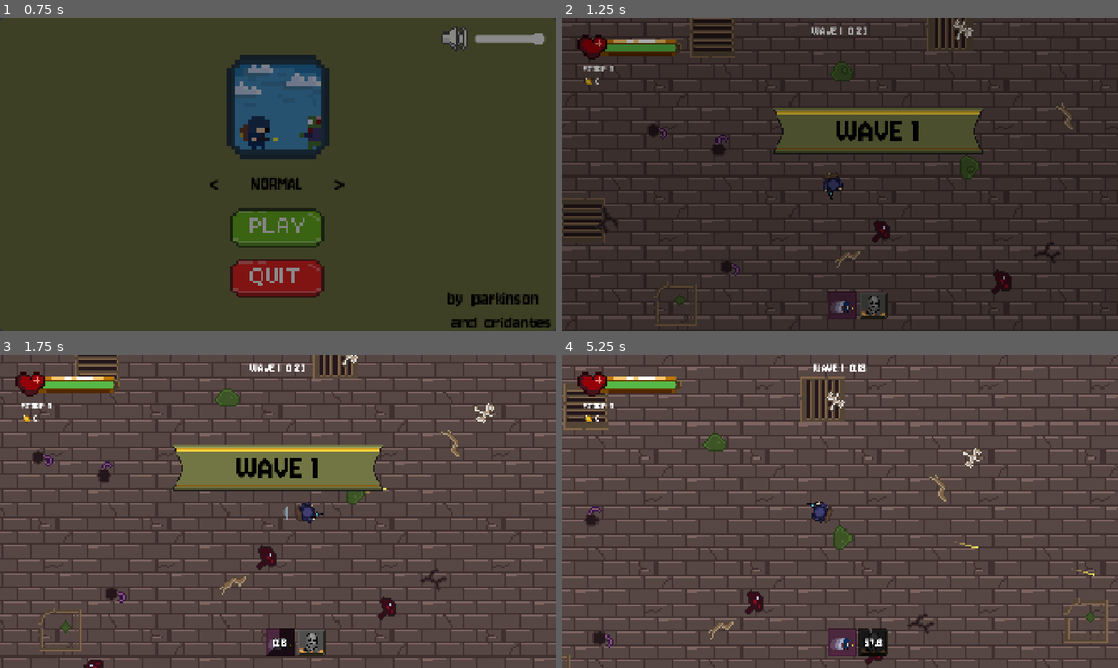
Above: before the commit, frames 1-4 (two rows, left to right).
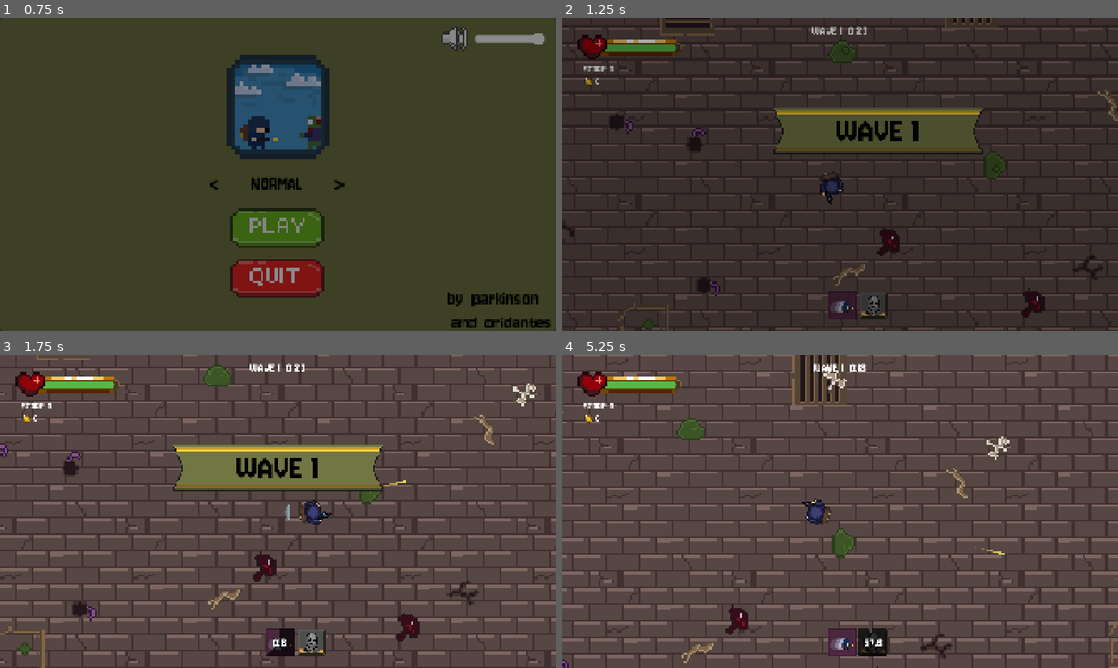
Above: after the commit, the same moments.

Repository: parkinsoonn/Freak_Survivor
Game: Godot game, scene res://scenes/main_menu.tscn
Same seed, same stepped clock (60 frames per second), same inputs: the game is played once before the commit and once after it.
Inputs (mouse positions are in pixels of both pictures, inside the frame that each line leads up to):
- Up to frame 1 (0.75 s): click (278, 227) at 0.5 s
- Up to frame 2 (1.25 s): no input
- Up to frame 3 (1.75 s): move the mouse to (400, 495) at 1.27 s; hold D (move_right) from 1.28 s (still down); tap Shift (dash) at 1.35 s; click (400, 495) at 1.42 s
- Up to frame 4 (5.25 s): move the mouse to (728, 527) at 2.02 s; release D (move_right) at 2.03 s; hold S (move_down) 2.03-2.78 s; click (728, 527) at 2.1 s; move the mouse to (895, 442) at 2.77 s; hold D (move_right) 2.78-3.53 s; tap Q (nuke) at 2.85, 5.1 s; move the mouse to (812, 574) at 3.52 s; hold W (move_up) 3.53-4.28 s; tap Shift (dash) at 3.6 s; click (812, 574) at 3.67 s; move the mouse to (1006, 558) at 4.27 s; press the mouse at (1006, 558) at 4.28 s; hold A (move_left) from 4.28 s (still down); move the mouse to (673, 464) at 5.02 s; release the mouse at (673, 464) at 5.03 s

Frame 1 is identical in both runs. In frame 2, 17% of the frame differs, in the area x 0-100%, y 0-100%; in frame 3, 18%; in frame 4, 21%.

Commit message:
Fix map glitches: load decor for the whole view, pixel-exact zoom

Diff:
--- a/scenes/game.tscn
+++ b/scenes/game.tscn
@@ -171,6 +171,7 @@
 tile_size = Vector2(320, 320)
 
 [node name="Decor" type="Node2D" parent="." unique_id=1553077203]
+physics_interpolation_mode = 2
 z_index = -9
 script = ExtResource("s_decor")
 decor_frames = ExtResource("f_decor")
--- a/scripts/camera_controller.gd
+++ b/scripts/camera_controller.gd
@@ -3,9 +3,13 @@
 @export var target: Node2D
 @export var smooth_speed := 5.0
 
+## Zeminin bir çizim pikseli, dünya pikseli (1.25 birim = 16 çizim pikseli)
+const ART_PIXEL := Settings.UNIT * 1.25 / 16.0
+
 var _shake_duration := 0.0
 var _shake_magnitude := 0.0
 var _base_position := Vector2.ZERO
+var _base_zoom := 1.0
 
 
 func _enter_tree() -> void:
@@ -14,6 +18,17 @@
 
 func _ready() -> void:
 	_base_position = global_position
+	_base_zoom = zoom.x
+	_snap_zoom()
+	get_viewport().size_changed.connect(_snap_zoom)
+
+
+# Çizim pikseli ekranda tam sayı piksel olsun diye zoom en yakın değere çekilir; yoksa nearest
+# filtrede bazı sütunlar 1 piksel kalın çıkar ve kamera kayarken bu dikiş desenin üstünde gezer
+func _snap_zoom() -> void:
+	var stretch := get_viewport().get_final_transform().x.x
+	var screen_pixels := maxf(roundf(ART_PIXEL * _base_zoom * stretch), 1.0)
+	zoom = Vector2.ONE * screen_pixels / (ART_PIXEL * stretch)
 
 
 # magnitude Unity birimiyle
--- a/scripts/decor_scatter.gd
+++ b/scripts/decor_scatter.gd
@@ -13,6 +13,9 @@
 ## 10x export edilmiş dekorlar zemin yoğunluğunda (16 çizim pikseli = 1.25 birim)
 @export var decor_scale := 0.5
 
+## En büyük dekor (320 px x 0.5) chunk dışına taşabileceği için ekran kenarına eklenen pay, piksel
+const VIEW_MARGIN := 160.0
+
 var _active := {} # Vector2i -> Array[AnimatedSprite2D]
 var _pool: Array[AnimatedSprite2D] = []
 
@@ -22,12 +25,15 @@
 	if camera == null or decor_frames == null:
 		return
 
+	# Görünen alan + en büyük dekor payı kadar chunk dolu olsun; yeni dekor hep ekran dışında belirir
 	var size := chunk_size * Settings.UNIT
-	var center := Vector2i((camera.global_position / size).floor())
+	var half := get_viewport().get_visible_rect().size / camera.zoom / 2.0 + Vector2.ONE * VIEW_MARGIN
+	var from := Vector2i(((camera.global_position - half) / size).floor())
+	var to := Vector2i(((camera.global_position + half) / size).floor())
 	var wanted := {}
-	for dy in range(-1, 2):
-		for dx in range(-1, 2):
-			wanted[center + Vector2i(dx, dy)] = true
+	for y in range(from.y, to.y + 1):
+		for x in range(from.x, to.x + 1):
+			wanted[Vector2i(x, y)] = true
 
 	for chunk in _active.keys():
 		if not wanted.has(chunk):
